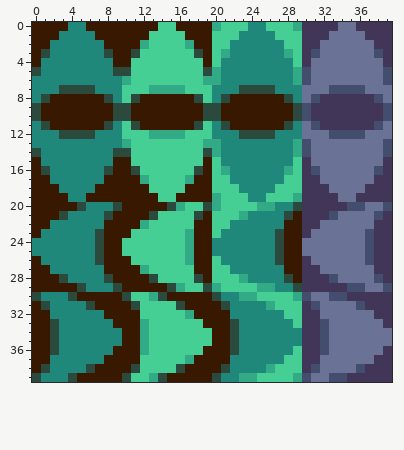
Pixel-art sprite, stored at scenes/menus/level_designer/ldui/themes/scrollbars/scroll_buttons.png. The picture above is the old version.
The file is 40x40 pixels.
Now the later version:
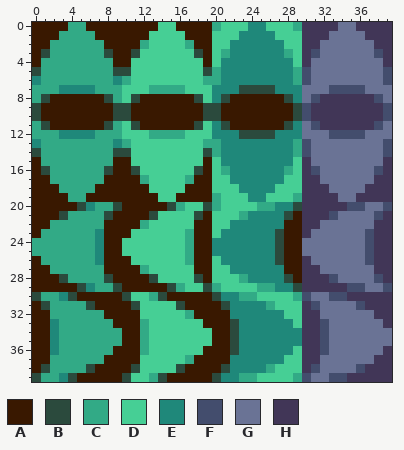
Palette (. is transparent): A #391800  B #2b4a3d  C #32aa86  D #46cf95  E #1f887a  F #434d6d  G #6a7395  H #413657
Diff:
The edit turns colour E into colour C in row 0 at x 4 to 5; in row 1 at x 3 to 6; in rows 2 to 3 at x 2 to 7; in rows 4 to 6 at x 1 to 8; in row 7 at x 0 to 2 and 7 to 9; in row 8 at x 0 and 9.
The edit turns colour E into colour C in row 11 at x 0 and 9; in row 12 at x 0 to 2 and 7 to 9; in rows 13 to 15 at x 1 to 8; in rows 16 to 17 at x 2 to 7; in row 18 at x 3 to 6; in row 19 at x 4 to 5.
The edit turns colour E into colour C in row 20 at x 7 to 8; in row 21 at x 4 to 7; in row 22 at x 2 to 7; in row 23 at x 1 to 6; in rows 24 to 25 at x 0 to 6; in row 26 at x 1 to 6.
The edit turns colour E into colour C in row 27 at x 2 to 7; in row 28 at x 4 to 7; in row 29 at x 7 to 8; in row 30 at x 1 to 2; in row 31 at x 2 to 5; in row 32 at x 2 to 7.
The edit turns colour E into colour C in row 33 at x 3 to 8; in rows 34 to 35 at x 3 to 9; in row 36 at x 3 to 8; in row 37 at x 2 to 7; in row 38 at x 2 to 5; in row 39 at x 1 to 2.
The edit turns colour B into colour E in row 7 at x 3 to 6; in row 12 at x 3 to 6; in rows 23 to 26 at x 7; in rows 33 to 36 at x 2.
Boxes around the changes in both pictures, in picture pixels (x1, y1, x2, y2):
changed: (32, 22, 122, 382)
